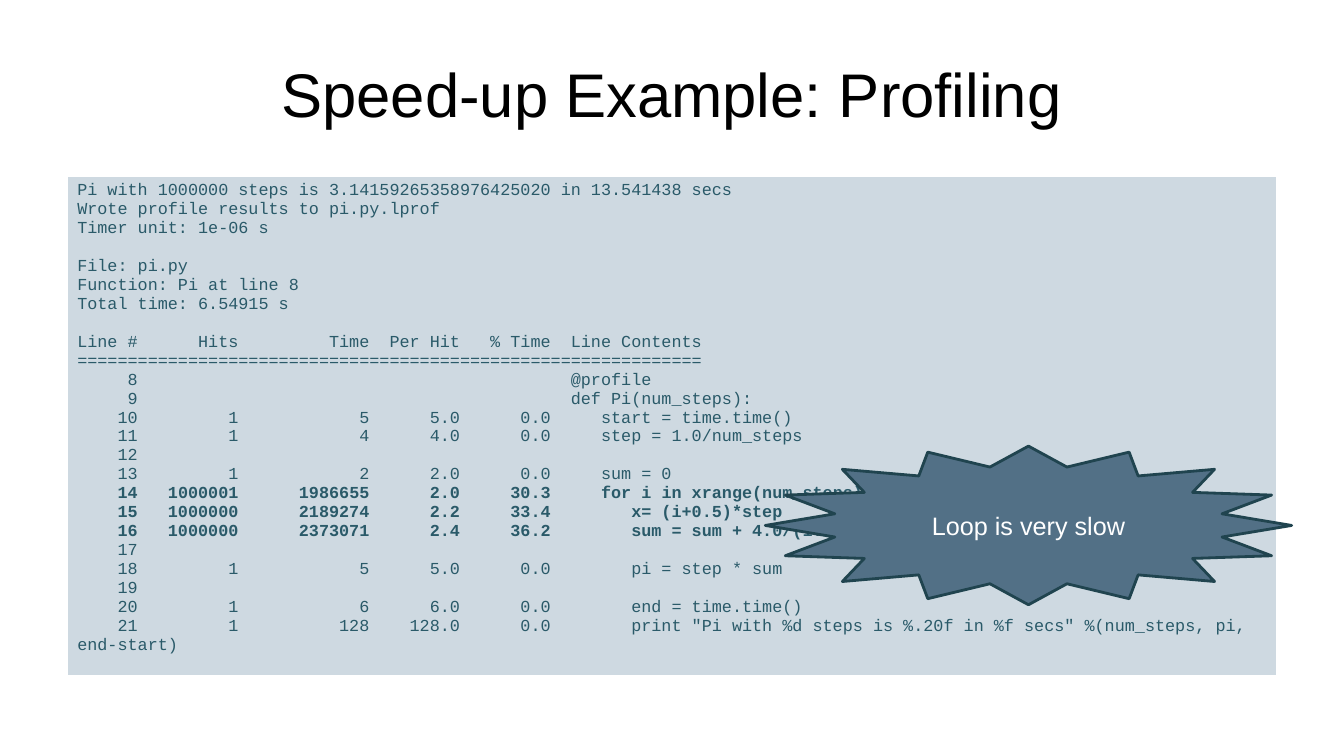
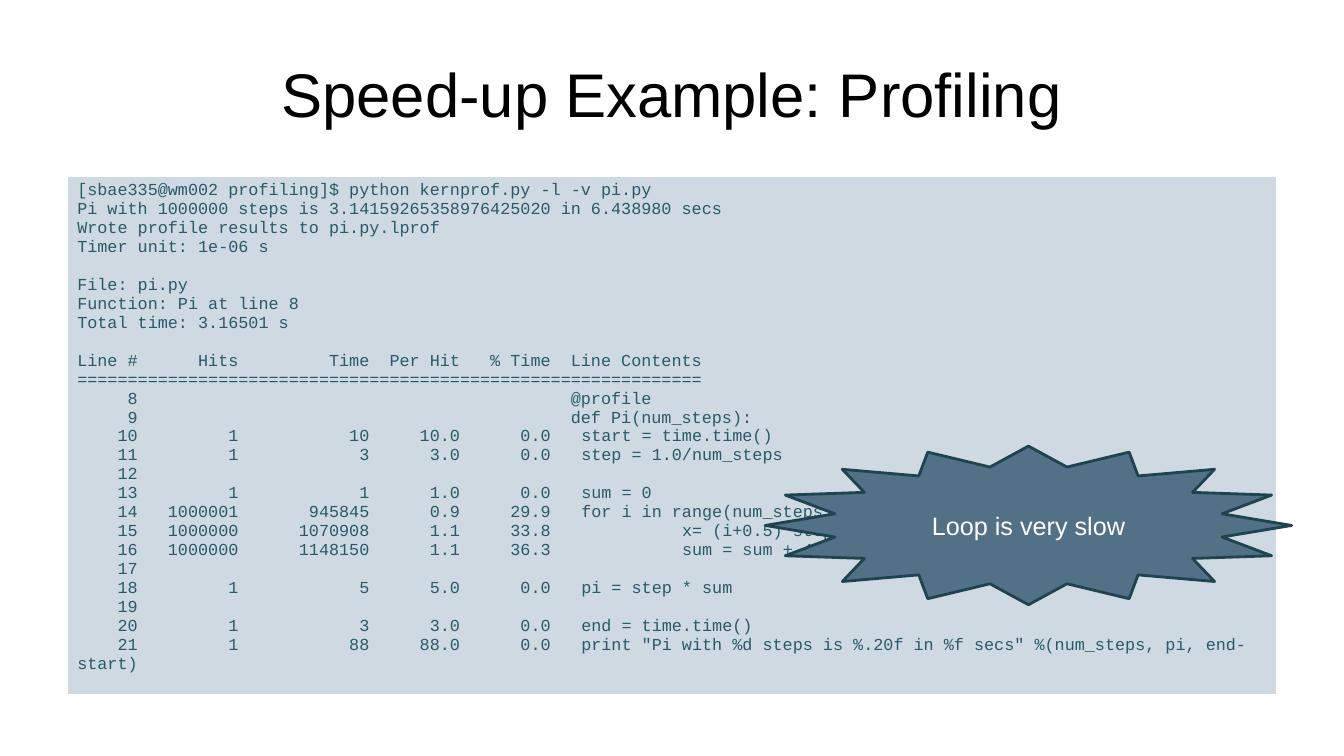
Before and after one commit to nesi/training, a slide deck: slide 8 of otago2014-05/mpi/MPI_in_Python_slides.pptx. Drawn at 1344x756 pixels with LibreOffice and Linux fonts; fonts in the diff are those of the drawing. Boxes give left, top, right and bottom in pixels: in the first picture for what was removed or moved away, otherwise in the second. Text is boxed around its words. In the diff, an @@ line names an element or a change of style, - is before the commit and + after.

Commit message:
Updated MPI Python slides - corrected minor inconsistencies

```diff
--- a/otago2014-05/mpi/MPI_in_Python_slides.pptx
+++ b/otago2014-05/mpi/MPI_in_Python_slides.pptx
@@ table at (68, 176, 1277, 728) @@
@@ row 1, column 1: "Pi with 1000000 steps is 3.14159265358976425020 in 13.541438 secs / Wrote profile results to pi.py.lprof / Timer unit: 1e-06 s / File: pi.py / Function: Pi at line 8 / Total time: 6.54915 s / Line # Hits Time Per Hit % Time Line Contents / ============================================================== / 8 @profile / 9 def Pi(num_steps): / 10 1 5 5.0 0.0 start = time.time() / 11 1 4 4.0 0.0 step = 1.0/num_steps / 12 / 13 1 2 2.0 0.0 sum = 0 / 14 1000001 1986655 2.0 30.3 for i in xrange(num_steps): / 15 1000000 2189274 2.2 33.4 x= (i+0.5)*step / 16 1000000 2373071 2.4 36.2 sum = sum + 4.0/(1.0+x*x) / 17 / 18 1 5 5.0 0.0 pi = step * sum / 19 / 20 1 6 6.0 0.0 end = time.time() / 21 1 128 128.0 0.0 print "Pi with %d steps is %.20f in %f secs" %(num_steps, pi, end-start)" to "[sbae335@wm002 profiling]$ python kernprof.py -l -v pi.py / Pi with 1000000 steps is 3.14159265358976425020 in 6.438980 secs / Wrote profile results to pi.py.lprof / Timer unit: 1e-06 s / File: pi.py / Function: Pi at line 8 / Total time: 3.16501 s / Line # Hits Time Per Hit % Time Line Contents / ============================================================== / 8 @profile / 9 def Pi(num_steps): / 10 1 10 10.0 0.0 start = time.time() / 11 1 3 3.0 0.0 step = 1.0/num_steps / 12 / 13 1 1 1.0 0.0 sum = 0 / 14 1000001 945845 0.9 29.9 for i in range(num_steps): / 15 1000000 1070908 1.1 33.8 x= (i+0.5)*step / 16 1000000 1148150 1.1 36.3 sum = sum + 4.0/(1.0+x*x) / 17 / 18 1 5 5.0 0.0 pi = step * sum / 19 / 20 1 3 3.0 0.0 end = time.time() / 21 1 88 88.0 0.0 print "Pi with %d steps is %.20f in %f secs" %(num_steps, pi, end-start)" @@
```
Also in this commit, not shown: 13 other slides changed.
